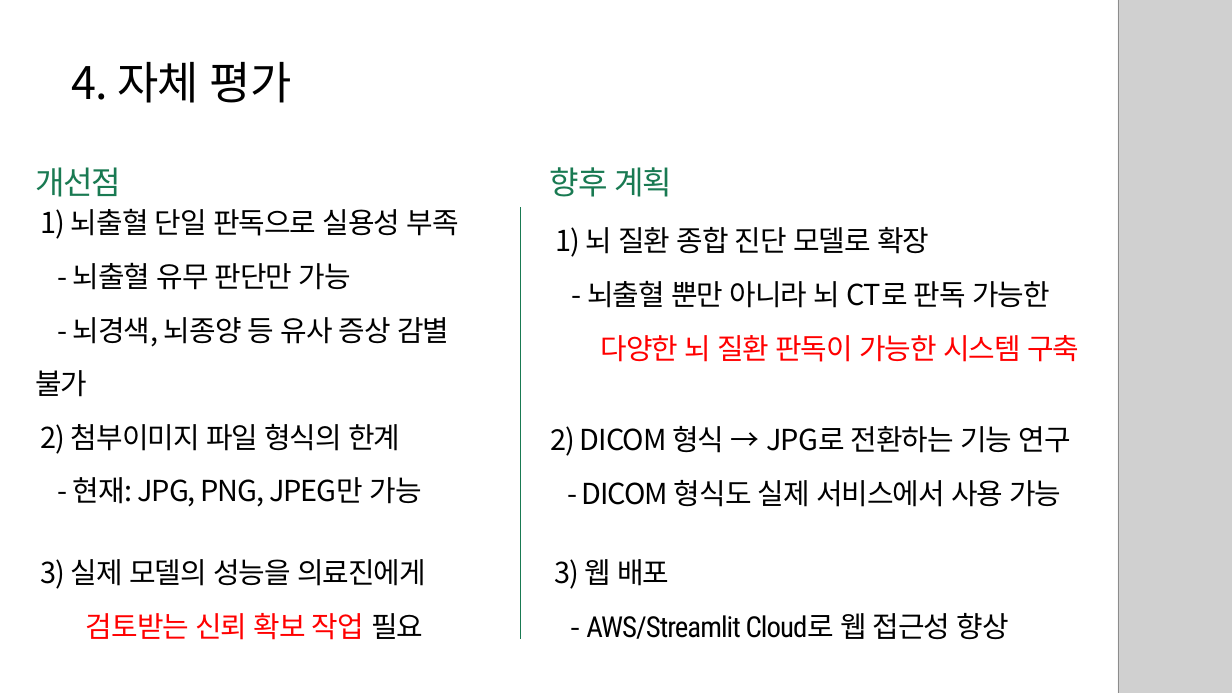
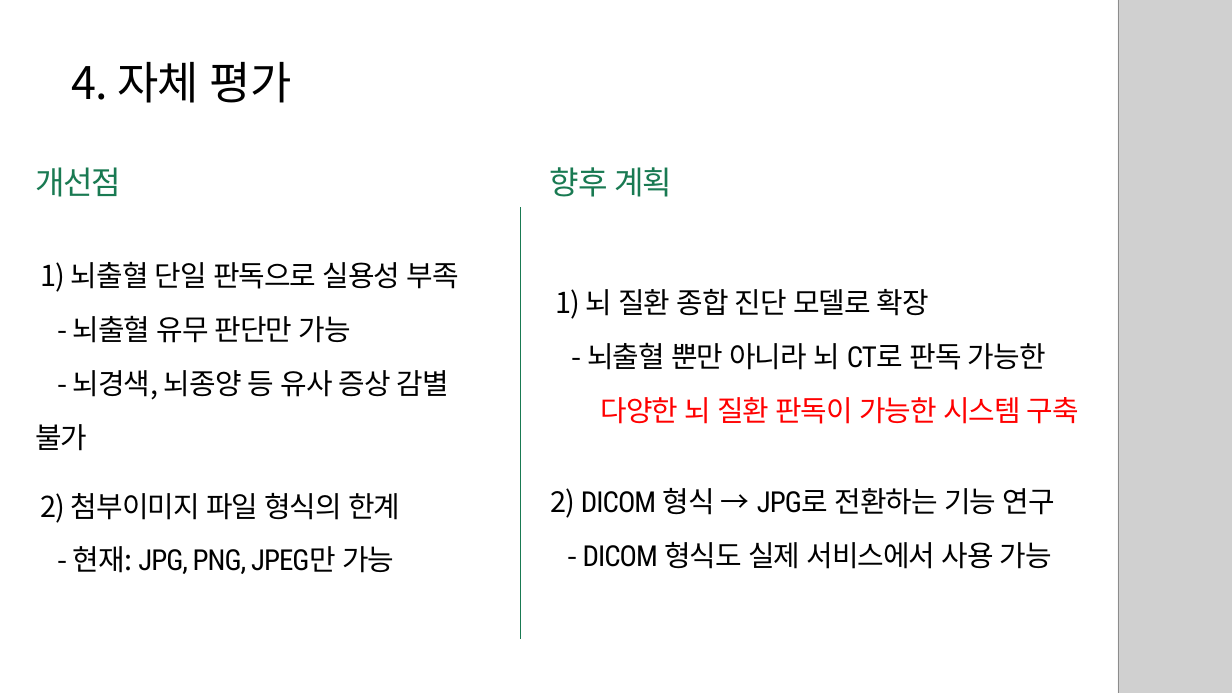
Before and after one commit to parkahjin/brain-hemorrhage, a slide deck: slide 23 of Slide/B팀_Claude_뇌출혈 조기 진단 프로젝트.pptx (slide 22 before the commit). Drawn at 1232x693 pixels with LibreOffice and Linux fonts; fonts in the diff are those of the drawing; grey boxes stand for pictures. Boxes give left, top, right and bottom in pixels: in the first picture for what was removed or moved away, otherwise in the second. Text is boxed around its words. In the diff, an @@ line names an element or a change of style, - is before the commit and + after.

```diff
--- a/Slide/B팀_Claude_뇌출혈 조기 진단 프로젝트.pptx
+++ b/Slide/B팀_Claude_뇌출혈 조기 진단 프로젝트.pptx
@@ text "1) 뇌출혈 단일 판독으로 실용성 ...": place and size @@
-text "1) 뇌출혈 단일 판독으로 실용성 ..." at bbox=[35, 208, 458, 397]
+text "1) 뇌출혈 단일 판독으로 실용성 ..." at bbox=[35, 261, 458, 451]
@@ text "1) 뇌 질환 종합 진단 ...": place and size @@
-text "1) 뇌 질환 종합 진단 ..." at bbox=[555, 227, 1079, 362]
+text "1) 뇌 질환 종합 진단 ..." at bbox=[555, 289, 1079, 424]
@@ text at bbox=[587, 342, 1046, 370]: font Noto Sans CJK KR to Roboto Condensed in "CT로" @@
@@ text "2) DICOM 형식 → JPG로 ...": place and size @@
-text "2) DICOM 형식 → JPG로 ..." at bbox=[551, 426, 1071, 507]
+text "2) DICOM 형식 → JPG로 ..." at bbox=[551, 488, 1054, 569]
@@ text "2) DICOM 형식 → JPG로 ..." at bbox=[551, 488, 1054, 569]: font Noto Sans CJK KR to Roboto Condensed in "DICOM JPG로", "DICOM" @@
@@ text "2) 첨부이미지 파일 형식의 한계": place and size @@
-text "2) 첨부이미지 파일 형식의 한계" at bbox=[41, 424, 422, 507]
+text "2) 첨부이미지 파일 형식의 한계" at bbox=[41, 493, 400, 574]
@@ text removed at bbox=[41, 559, 426, 640] @@
-3) 실제 모델의 성능을 의료진에게
-검토받는 신뢰 확보 작업 필요
@@ text at bbox=[73, 546, 394, 574]: font Noto Sans CJK KR to Roboto Condensed in "JPG, PNG, JPEG만" @@
@@ text removed at bbox=[554, 559, 1009, 640] @@
-3) 웹 배포
-- AWS/Streamlit Cloud로 웹 접근성 향상
```
Also in this commit, not shown: 11 other slides changed, 1 slide added, 5 other files.
